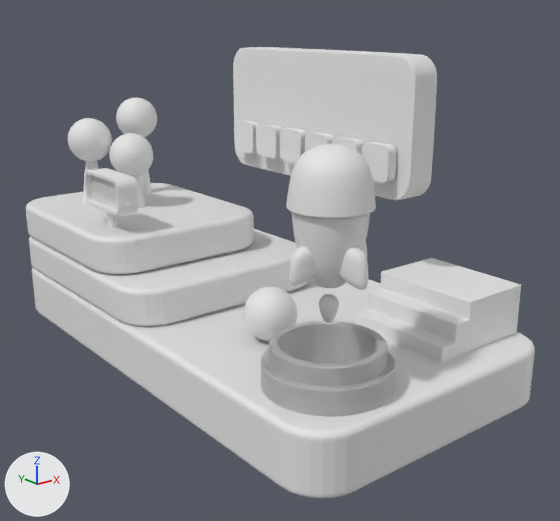
The Blender file 04_积木组合/无标题.blend, before and after one commit.
One viewpoint serves both versions: a 50 mm camera at (-8.51, -11.58, 5.75) aimed at (0.23, -0.66, 1.38). Every picture has the same lights, and +X, +Y and +Z are marked at lower left. Text is drawn in Blender's own font.

Before the edit, the objects in view are built like this:
```python
me_cube = bpy.data.meshes.new('Cube')
me_cube.from_pydata(...)  # 64 vertices, 34 faces; spans x -2.66..2.66, y -5.0..5.0, z -0.52..0.52
me_cube.materials.append(mat_material)  # white #e7e7e7
me_球体_004 = bpy.data.meshes.new('球体.004')
me_球体_004.from_pydata(...)  # 482 vertices, 512 faces; spans x -1.0..1.0, y -1.0..1.0, z -1.9..1.0
me_立方体 = bpy.data.meshes.new('立方体')
me_立方体.from_pydata(...)  # 160 vertices, 122 faces; spans x -0.202..0.202, y -0.69..0.69, z -0.342..0.342
ob_cube = bpy.data.objects.new('Cube', me_cube)
ob_cube.location = (0.0, 0.0, 0.0)
_m = ob_cube.modifiers.new('倒角', 'BEVEL')
_m.segments = 4
ob_球体_004 = bpy.data.objects.new('球体.004', me_球体_004)
ob_球体_004.location = (-1.36, -3.78, 1.79)
ob_球体_004.scale = (0.15, 0.15, 0.15)
_m = ob_球体_004.modifiers.new('细分', 'SUBSURF')
_m.levels = 2
ob_立方体 = bpy.data.objects.new('立方体', me_立方体)
ob_立方体.location = (-2.03, 1.62, 2.63)
_m = ob_立方体.modifiers.new('倒角', 'BEVEL')
_m.width = 0.01
_m.width_pct = 0.01
_m.segments = 3
# also in view: '柱体.007' at (-1.36, -3.78, 0.85); '立方体.004' at (-1.81, -3.78, 2.51); 'Cube.001' at (-0.5, 2.34, 0.87); 'Cube.002' at (-0.85, 2.83, 1.58); '立方体.001' at (-1.36, -4.23, 2.52)
```
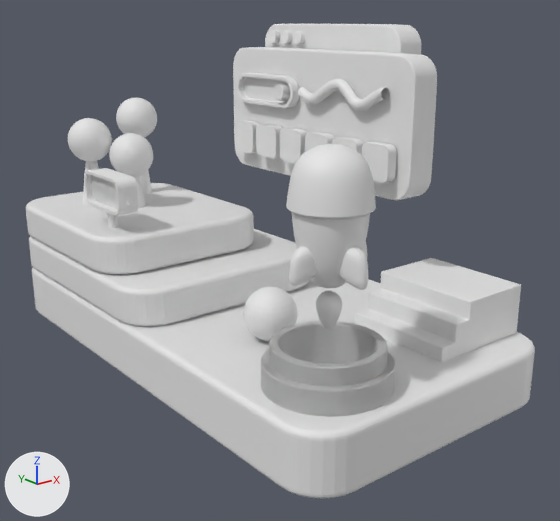
Where the change shows, as pixel boxes (x1, y1, x2, y2) in the pictures (560 x 521 px):
'立方体.009', added: after (265, 24, 421, 54)
'立方体.008', added: after (236, 73, 299, 108)
'贝塞尔曲线', added: after (298, 79, 389, 111)
'球体.004', rescaled (33% wider, 30% taller): before (319, 294, 339, 323); after (315, 291, 342, 329)
'柱体.009', added: after (274, 84, 290, 100)
'柱体.012', added: after (280, 30, 292, 44)
'柱体.013', added: after (293, 31, 306, 44)
'柱体.011', added: after (268, 30, 280, 43)

The change, as a list of edits to the scene's bpy script:
```text
Add me_柱体_011:
    me_柱体_011.from_pydata(...)  # a 32-sided cylinder along z spanning x -0.131..0.131, y -0.131..0.131, z -0.067..0.067
Add me_立方体_004:
    me_立方体_004.from_pydata(...)  # 56 vertices, 30 faces; spans x 1.25..1.83, y -1.98..1.9, z 2.71..5.17
Add me_柱体:
    me_柱体.from_pydata(...)  # a 32-sided cylinder along z spanning x -0.148..0.148, y -0.148..0.148, z -0.273..0.273
Add me_立方体_003:
    me_立方体_003.from_pydata(...)  # 136 vertices, 104 faces; spans x 1.07..1.25, y -0.06..1.8, z 4.07..4.67
Add cu_贝塞尔曲线:
    cu_贝塞尔曲线 = bpy.data.curves.new('贝塞尔曲线', 'CURVE')
    cu_贝塞尔曲线.dimensions = '3D'
    _sp = cu_贝塞尔曲线.splines.new('BEZIER'); _sp.bezier_points.add(4)
    _sp.bezier_points.foreach_set('co', [-1.135, 0.0, 0.382, -0.538, 0.0, 0.143, 0.00214, 0.0, 0.459, 0.691, 0.0, 0.143, 1.0, 0.0, 0.245])
    _sp.bezier_points.foreach_set('handle_left', [-2.611, 0.0, 0.382, -0.756, 0.0, 0.143, -0.212, 0.0, 0.459, 0.535, 0.0, 0.143, 0.958, 0.0, 0.245])
    _sp.bezier_points.foreach_set('handle_right', [-0.97, 0.0, 0.382, -0.321, 0.0, 0.143, 0.216, 0.0, 0.459, 0.846, 0.0, 0.143, 2.0, 0.0, 0.245])
    for _p, _l, _r in zip(_sp.bezier_points, ['ALIGNED', 'ALIGNED', 'ALIGNED', 'ALIGNED', 'ALIGNED'], ['ALIGNED', 'ALIGNED', 'ALIGNED', 'ALIGNED', 'ALIGNED']): _p.handle_left_type = _l; _p.handle_right_type = _r
    _sp.order_u = 0
    _sp.order_v = 0
    cu_贝塞尔曲线.use_path = True
    cu_贝塞尔曲线.bevel_depth = 0.1
    cu_贝塞尔曲线.fill_mode = 'FULL'
Change ob_球体_004:
    ob_球体_004.scale: (0.15, 0.15, 0.15) -> (0.197, 0.197, 0.197)
Add ob_柱体_013:
    ob_柱体_013 = bpy.data.objects.new('柱体.013', me_柱体_011)
    ob_柱体_013.location = (1.8, 0.69, 5.37)
    ob_柱体_013.rotation_euler = (-1.576, -0.0000317, -1.577)  # degrees (-90, 0, -90)
    _m = ob_柱体_013.modifiers.new('倒角', 'BEVEL')
    _m.width = 0.022
    _m.width_pct = 0.022
    _m.segments = 4
Add ob_柱体_012:
    ob_柱体_012 = bpy.data.objects.new('柱体.012', me_柱体_011.copy())
    ob_柱体_012.location = (1.8, 1.1, 5.37)
    ob_柱体_012.rotation_euler = (-1.576, -0.0000317, -1.577)  # degrees (-90, 0, -90)
    _m = ob_柱体_012.modifiers.new('倒角', 'BEVEL')
    _m.width = 0.022
    _m.width_pct = 0.022
    _m.segments = 4
Add ob_柱体_011:
    ob_柱体_011 = bpy.data.objects.new('柱体.011', me_柱体_011.copy())
    ob_柱体_011.location = (1.8, 1.5, 5.37)
    ob_柱体_011.rotation_euler = (-1.576, -0.0000317, -1.577)  # degrees (-90, 0, -90)
    _m = ob_柱体_011.modifiers.new('倒角', 'BEVEL')
    _m.width = 0.022
    _m.width_pct = 0.022
    _m.segments = 4
Add ob_立方体_009:
    ob_立方体_009 = bpy.data.objects.new('立方体.009', me_立方体_004)
    ob_立方体_009.location = (0.6, 0.0, 0.47)
    _m = ob_立方体_009.modifiers.new('倒角', 'BEVEL')
    _m.width = 0.04
    _m.width_pct = 0.04
    _m.segments = 3
    _m = ob_立方体_009.modifiers.new('细分', 'SUBSURF')
    _m.levels = 2
Add ob_贝塞尔曲线:
    ob_贝塞尔曲线 = bpy.data.objects.new('贝塞尔曲线', cu_贝塞尔曲线)
    ob_贝塞尔曲线.location = (1.14, -1.2, 4.15)
    ob_贝塞尔曲线.rotation_euler = (0.0, 0.0, 1.571)  # degrees (0, 0, 90)
    ob_贝塞尔曲线.scale = (1.01, 1.0, 1.0)
Add ob_柱体_009:
    ob_柱体_009 = bpy.data.objects.new('柱体.009', me_柱体)
    ob_柱体_009.location = (1.1, 0.34, 4.37)
    ob_柱体_009.rotation_euler = (1.576, 0.0000162, -1.574)  # degrees (90, 0, -90)
    ob_柱体_009.scale = (1.0, 1.0, -0.421)
    _m = ob_柱体_009.modifiers.new('倒角', 'BEVEL')
    _m.width = 0.02
    _m.width_pct = 0.02
    _m.segments = 4
Add ob_立方体_008:
    ob_立方体_008 = bpy.data.objects.new('立方体.008', me_立方体_003)
    ob_立方体_008.location = (0.0, 0.06, 0.0)
    _m = ob_立方体_008.modifiers.new('倒角', 'BEVEL')
    _m.width = 0.02
    _m.width_pct = 0.02
    _m.segments = 3
    _m = ob_立方体_008.modifiers.new('细分', 'SUBSURF')
    _m.levels = 2
```
